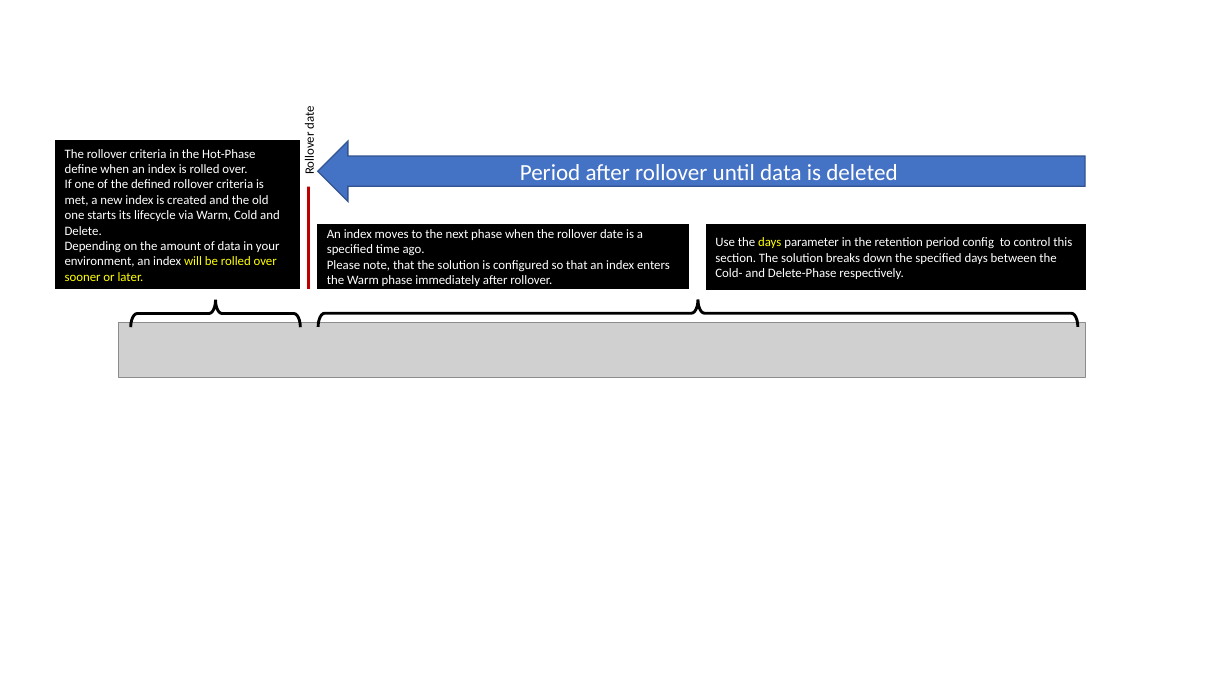
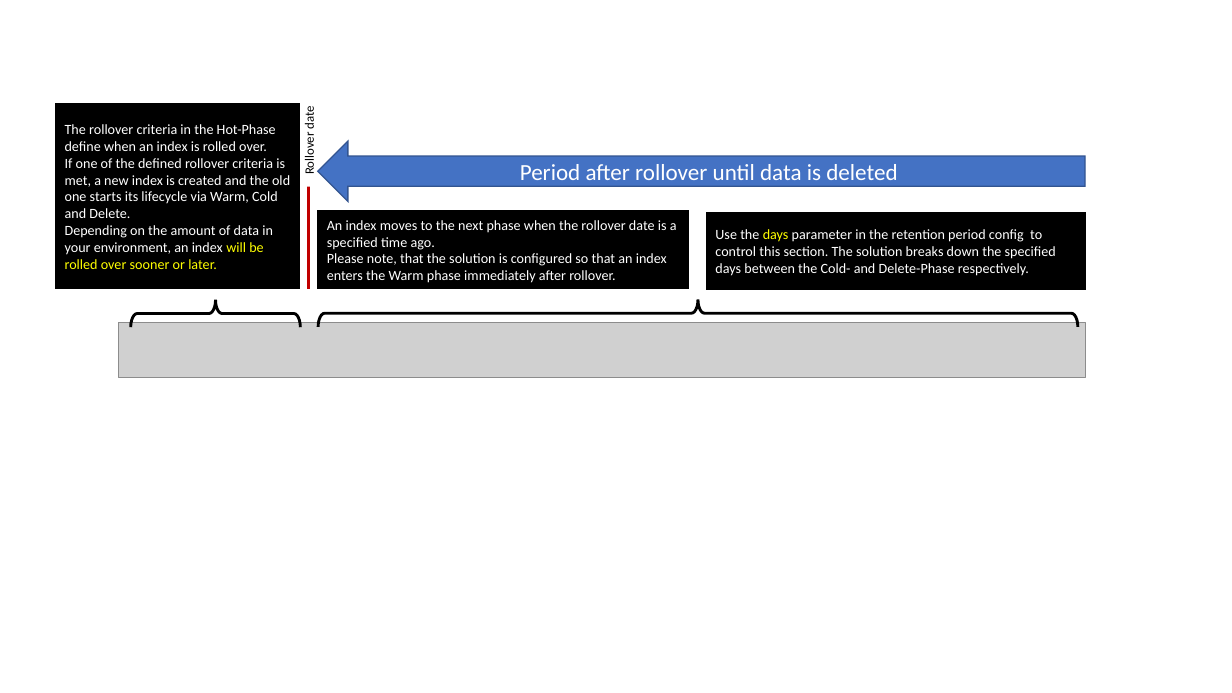
Before and after one commit to Axway-API-Management-Plus/apigateway-openlogging-elk, a slide deck: slide 4 of imgs/overview.pptx. Drawn at 1232x693 pixels with LibreOffice and Linux fonts; fonts in the diff are those of the drawing; grey boxes stand for pictures. Boxes give left, top, right and bottom in pixels: in the first picture for what was removed or moved away, otherwise in the second. Text is boxed around its words. In the diff, an @@ line names an element or a change of style, - is before the commit and + after.

```diff
--- a/imgs/overview.pptx
+++ b/imgs/overview.pptx
@@ size 10 to 11 pt in 3 elements at (x1=706, y1=213, x2=1085, y2=290), (x1=318, y1=211, x2=689, y2=288), (x1=55, y1=104, x2=299, y2=289) @@
@@ rectangle "The rollover criteria in the ..." resized from (x1=55, y1=140, x2=299, y2=289) to (x1=55, y1=104, x2=299, y2=289) @@
@@ rectangle "An index moves to the ..." resized from (x1=318, y1=225, x2=689, y2=289) to (x1=318, y1=211, x2=689, y2=288) @@
@@ rectangle "Use the days parameter in ..." resized from (x1=706, y1=225, x2=1085, y2=290) to (x1=706, y1=213, x2=1085, y2=290) @@
```
Also in this commit, not shown: 1 other file.
